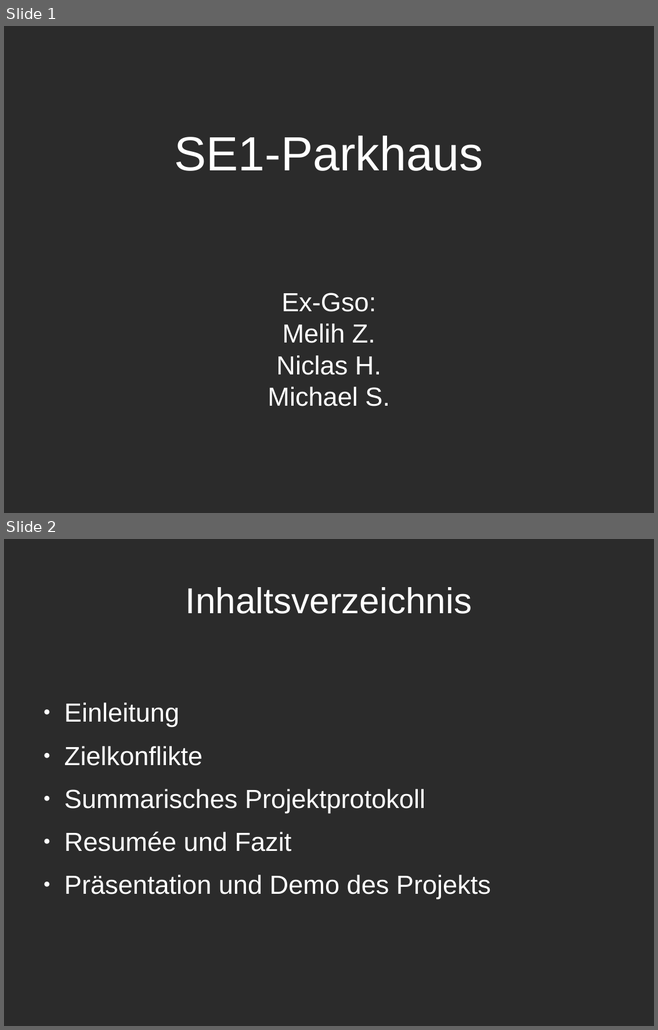
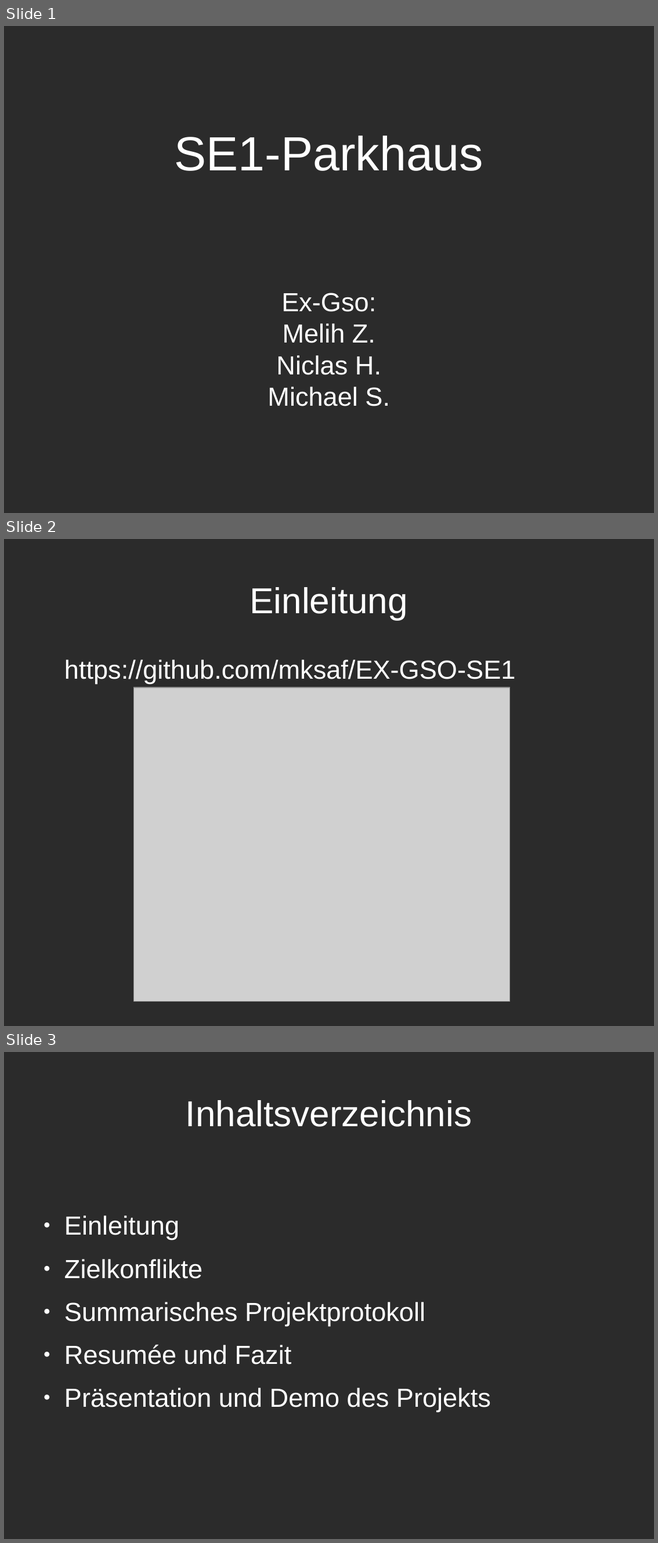
Before and after one commit to mksaf/EX-GSO-SE1, a slide deck: präsentationV2.odp. Shown one above the other, each under a label of ours: slides 1 and 2 before the commit, slides 1, 2 and 3 after it. The pictures are 658x1030 and 658x1543 pixels, drawn with LibreOffice and Linux fonts; fonts in the diff are those of the drawing; grey boxes stand for pictures; background and template pictures are left out; a plain dark background stands for a picture behind light text. Boxes give left, top, right and bottom in pixels: in the first picture for what was removed or moved away, otherwise in the second. Text is boxed around its words. In the diff, an @@ line names an element or a change of style, - is before the commit and + after.

```diff
--- a/präsentationV2.odp
+++ b/präsentationV2.odp
@@ slide 2 added at [4, 539, 654, 1026], background picture (left out) @@
@@ title added at [249, 587, 407, 620], 44 pt, text #FFFFFF @@
+Einleitung
@@ text added at [64, 660, 516, 684], 32 pt, text #FFFFFF @@
+https://github.com/mksaf/EX-GSO-SE1
@@ picture added at [134, 687, 510, 1002] @@
@@ what was slide 2 is now slide 3 @@
```
Also in this commit, not shown: 2 slides changed, 2 other files.
